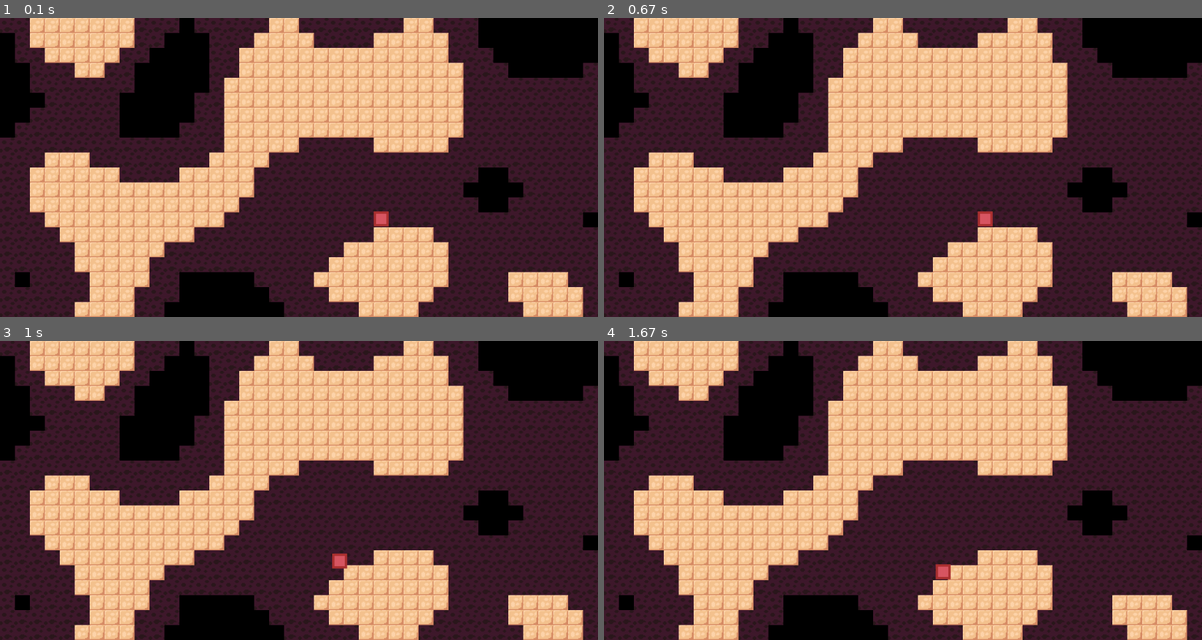
Above: before the commit, frames 1-4 (two rows, left to right).
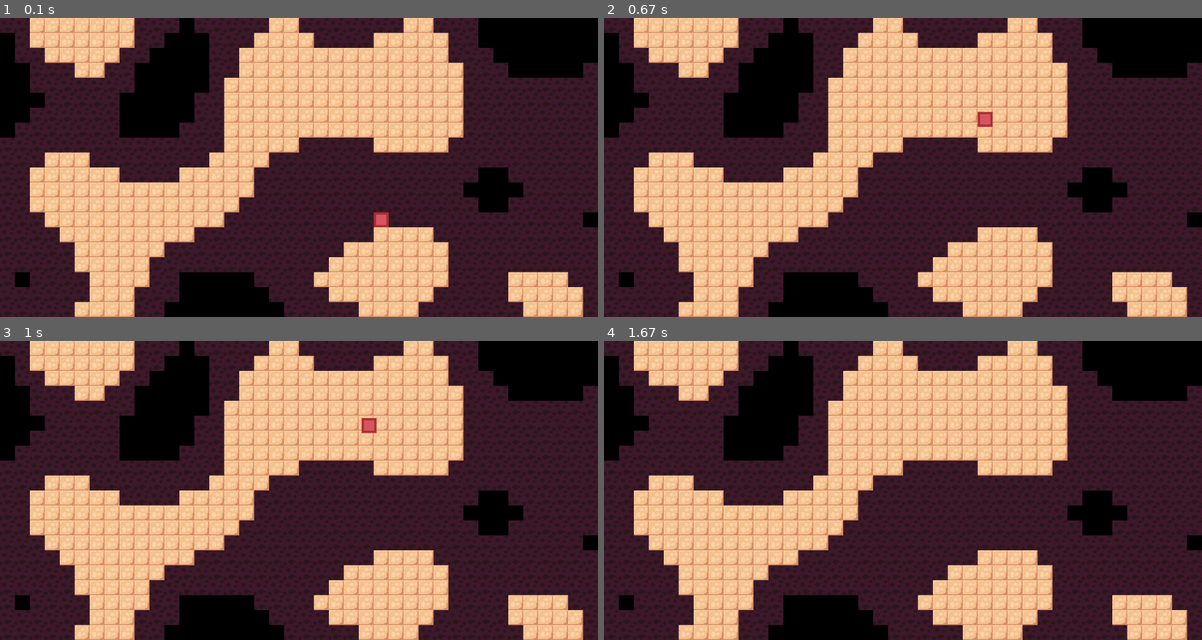
Above: after the commit, the same moments.

Repository: ARKANYOTA/Pygame-Test
Game: pygame game, started from scripts/index.py
Two runs of this game, one before a commit and one after it. Both use one fixed random seed, a clock stepped at 60 frames per second and the inputs below.
Inputs:
- Up to frame 1 (0.1 s): no input
- Up to frame 2 (0.67 s): tap Z at 0.33 s
- Up to frame 3 (1 s): tap Q at 0.67 s
- Up to frame 4 (1.67 s): hold W from 1.5 s (still down); tap Z at 1.57 s

The runs differ from the first frame. In frame 1, less than 0.1% of the frame differs, in the area x 62-65%, y 64-70%; in frame 2, 0.3%, in the area x 62-65%, y 31-70%; in frame 3, 0.3%; in frame 4, 0.1%.

Commit message:
Temporary commit to get my work on other computer

Diff:
--- a/scripts/player.py
+++ b/scripts/player.py
@@ -3,7 +3,7 @@
 from input import *
 
 class Player:
-    def __init__(self, display, playerNumber, x=0, y=0, width=32, speed=3, slipperiness=.8):
+    def __init__(self, display, playerNumber, x=0, y=0, width=32, speed=0.5, slipperiness=0.9):
         self.display =  display
         self.playerNumber = playerNumber
         self.screenPosition = Vector2(x, y)
@@ -78,6 +78,11 @@
         except:
             return False
 
+    def canGoX(self, map):
+        if self.velocity.x :
+            if self.velocity.x>0:
+                return map[int((self.pos.y + self.width))][int(self.pos.x // self.width)] != 2
+
     # def init(self):
     #     for x in range(0, 1100, 32):
     #         for y in range(0, 700, 32):
@@ -95,7 +100,7 @@
         self.velocity *= self.slipperiness
         self.velocity.x += get_input_wasd().x * self.speed
         self.pos += self.velocity
-        self.pos.y += SCROLLSPEED
+        canGoX = self.canGoX(map)
 
         self.isGrounded = self.isOnGround(map)
 
@@ -104,11 +109,11 @@
 
         # Jumping
         if self.isGrounded and get_input_wasd().y < 0:
-            self.velocity.y = -20
+            self.velocity.y = -15
 
         # Collision
-        if self.isGrounded:
-            self.velocity.y = -2
+        if not self.isGrounded:
+            self.pos.y += SCROLLSPEED
 
         self.pos += self.velocity
         # if not self.isOnGround(map):
